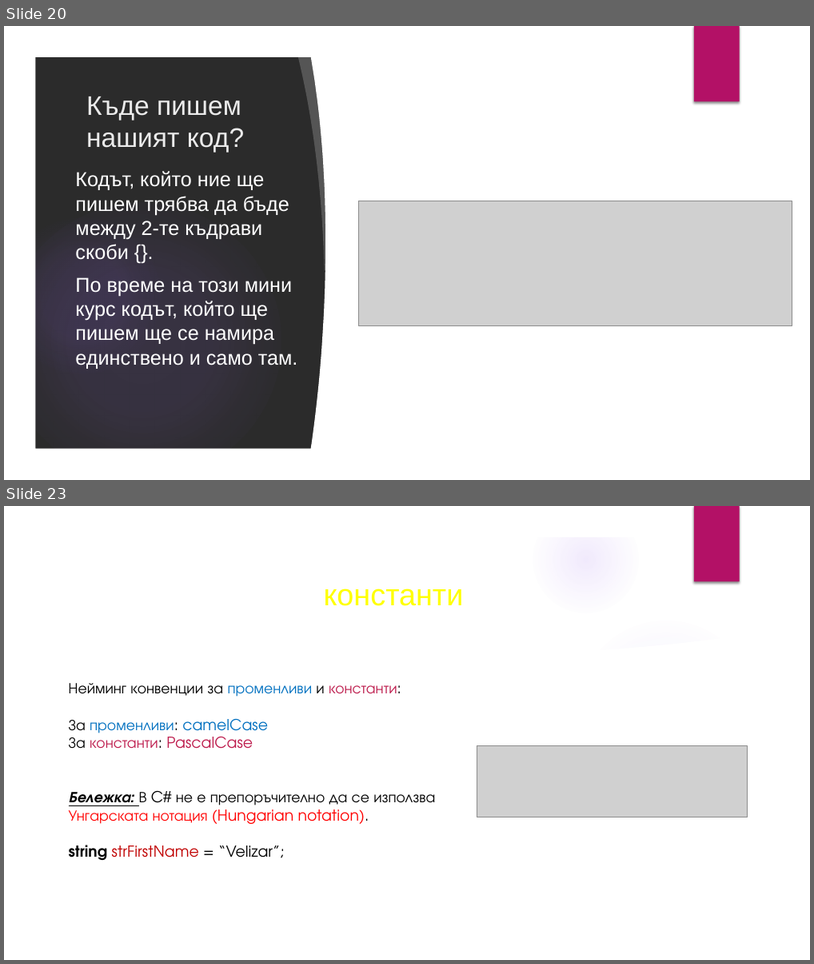
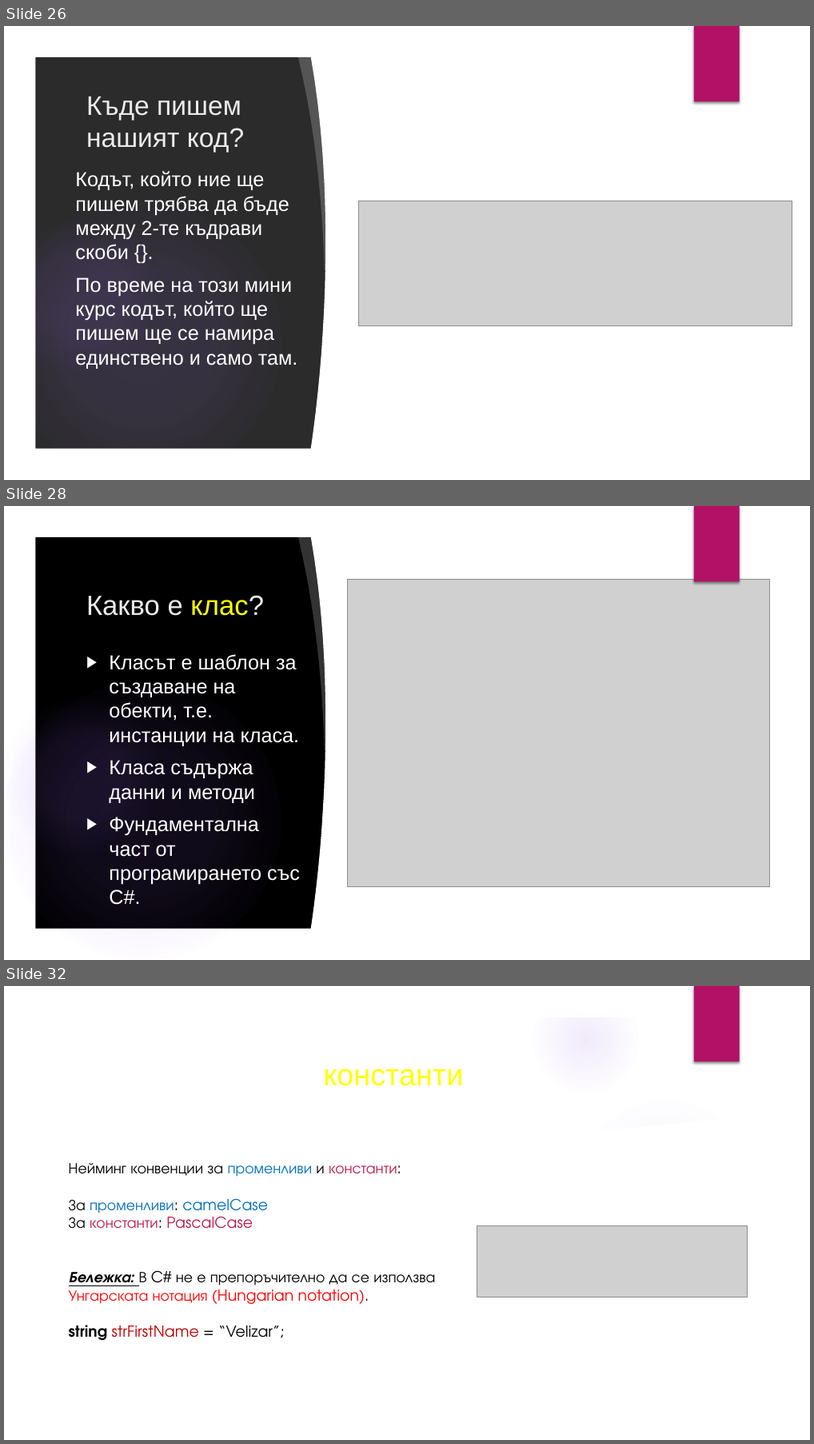
Before and after one commit to velizar92/CSharp-Programming-Presentations, a slide deck: C# Basics.pptx. Shown one above the other, each under a label of ours: slides 20 and 23 before the commit, slides 26, 28 and 32 after it; the slides between them are not shown. The pictures are 814x964 and 814x1444 pixels, drawn with LibreOffice and Linux fonts; fonts in the diff are those of the drawing; grey boxes stand for pictures; background and template pictures are left out; a plain dark background stands for a picture behind light text. Boxes give left, top, right and bottom in pixels: in the first picture for what was removed or moved away, otherwise in the second. Text is boxed around its words. In the diff, an @@ line names an element or a change of style, - is before the commit and + after.

```diff
--- a/C# Basics.pptx
+++ b/C# Basics.pptx
@@ slide 28 added at [4,506,810,960], background picture (left out); not listed: 4 template elements that a slide beside it also shows @@
@@ freeform shape added at [4,506,810,960], fill #000000 @@
@@ freeform shape added at [4,506,810,960], fill #FFFFFF @@
@@ rectangle added at [694,506,740,582], fill #B31166 @@
@@ freeform shape added at [298,532,344,752], fill #FFFFFF at 20% opacity @@
@@ freeform shape added at [310,533,783,933], fill #FFFFFF @@
@@ title added at [86,596,264,616], 33 pt, text #EBEBEB @@
+Какво е клас?
@@ picture added at [348,579,770,887] @@
@@ freeform shape added at [565,607,786,672], fill #000000 at 20% opacity @@
@@ freeform shape added at [34,629,780,929], fill #000000 @@
@@ text added at [109,654,300,904], 24 pt, text #FFFFFF @@
+▶ Класът е шаблон за създаване на обекти, т.е. инстанции на класа.
+▶ Класа съдържа данни и методи
+▶ Фундаментална част от програмирането със C#.
@@ ellipse added at [4,683,281,960], fill gradient #9B6BF2 @@
@@ ellipse added at [4,698,160,854], fill gradient #9B6BF2 @@
@@ what was slide 20 is now slide 26 @@
@@ what was slide 23 is now slide 32 @@
```
Also in this commit, not shown: 8 slides changed, 15 other slides added, 2 slides removed.
